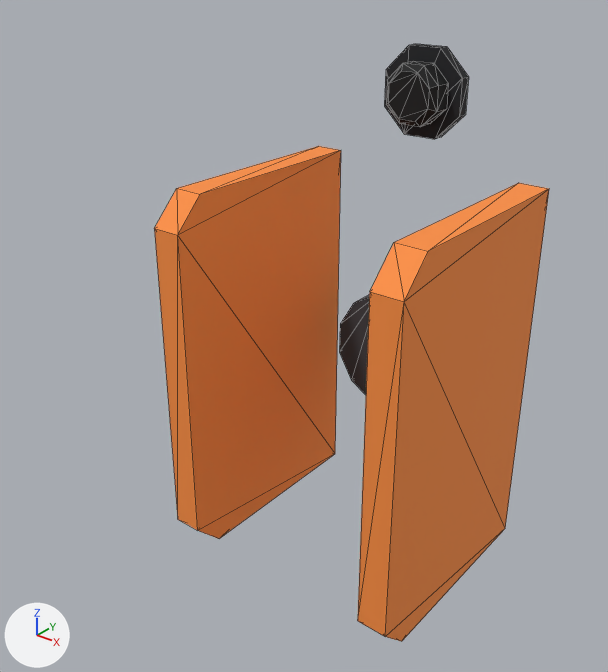
The glTF model assets/models/kit/guarded_toggle/guarded_toggle_body.glb, before and after one commit.
Both versions are drawn from a 50 mm camera at (0.0708, -0.1262, 0.0675) aimed at (-0.0016, -0.0357, 0.0114). Every picture has the same lights, and +X, +Y and +Z are marked at lower left. The picture after the commit comes second. Mesh edges are drawn as thin lines. Vertices at exactly the same position are counted once.

In view in the first picture: 'GuardedToggleBody'.
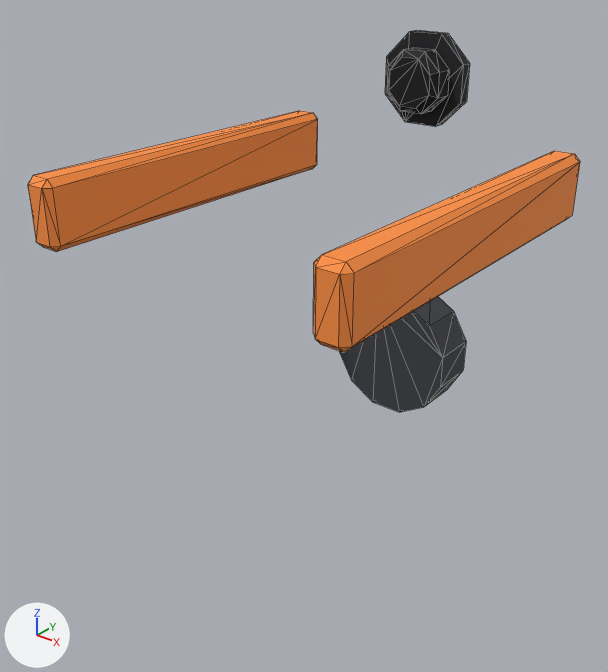
Pixel boxes [x1, y1, x2, y2] of what changed, in the pictures (608 x 672 px; the box of a moved part takes in the faces that stretch with it):
'GuardedToggleBody', reshaped (40% wider, 36% shorter)
    before: [154, 44, 549, 642]
    after: [28, 30, 580, 412]
part 1 of me_guardedtogglebody, added (orange)
    after: [28, 111, 318, 252]
part 2 of me_guardedtogglebody, added (orange)
    after: [313, 151, 580, 352]
part 3 of me_guardedtogglebody, deleted (orange)
    before: [154, 146, 341, 539]
part 4 of me_guardedtogglebody, deleted (orange)
    before: [358, 183, 549, 642]
part 5 of me_guardedtogglebody, moved or reshaped
    before: [384, 44, 469, 139]
    after: [385, 30, 470, 127]

What the commit changed:
me_guardedtogglebody is used by ob_guardedtogglebody; location (0.0, 0.0, 0.0).
me_guardedtogglebody had 88 vertices, 156 faces and spanned x -0.022..0.022, y -0.046..-0.006, z -0.032..0.0509.
me_guardedtogglebody now has 112 vertices, 204 faces and spans x -0.0265..0.0265, y -0.064..-0.006, z -0.0106..0.0529.
me_guardedtogglebody part 1: a new loose piece of 24 vertices spanning x -0.0265..-0.0215, y -0.064..-0.006, z 0.028..0.038, in mat_control_interface (orange #ff9040).
me_guardedtogglebody part 2: a new loose piece of 24 vertices spanning x 0.0215..0.0265, y -0.064..-0.006, z 0.028..0.038, in mat_control_interface (orange #ff9040).
me_guardedtogglebody part 3: the loose piece of 12 vertices spanning x -0.022..-0.017, y -0.046..-0.006, z -0.032..0.032 is deleted.
me_guardedtogglebody part 4: the loose piece of 12 vertices spanning x 0.017..0.022, y -0.046..-0.006, z -0.032..0.032 is deleted.
Part 5, on me_guardedtogglebody:
40 vertices in x -0.0069..0.0069, y -0.012..-0.006, z 0.0371..0.0509 move by (0.0, 0.0, 0.002).
